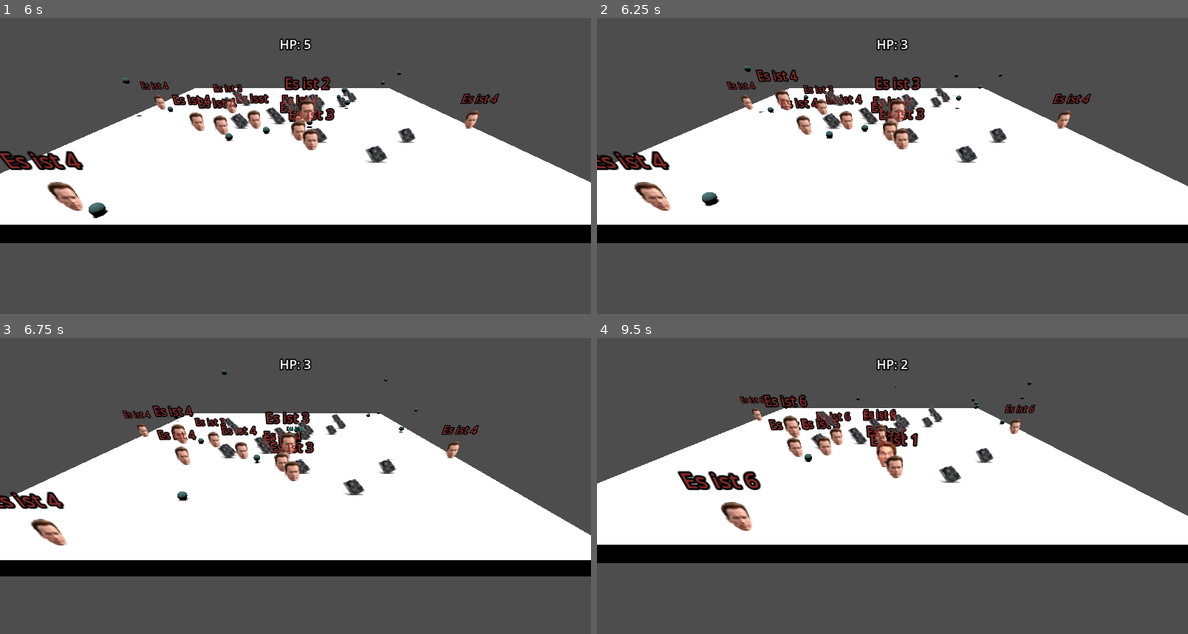
Above: before the commit, frames 1-4 (two rows, left to right).
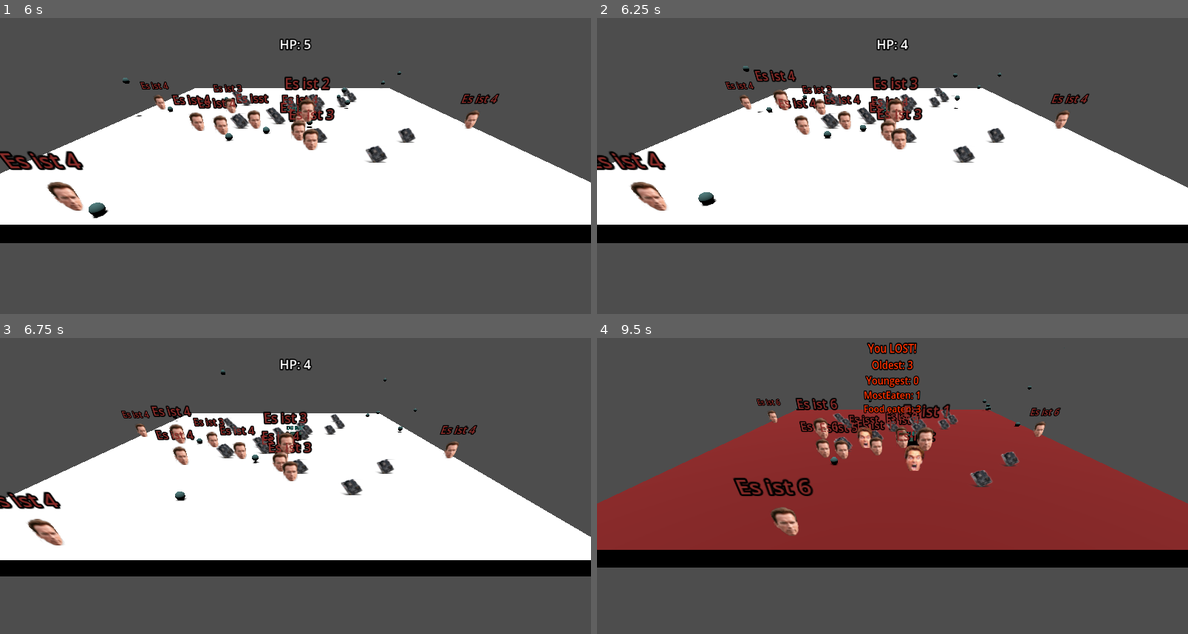
Above: after the commit, the same moments.

Repository: djaessel/godont
Game: Godot game, scene res://main.tscn
Same seed, same stepped clock (60 frames per second), same inputs: the game is played once before the commit and once after it.
Inputs:
- Up to frame 1 (6 s): hold Right (move_right) 0.53-1.28 s; tap Space (jump) at 0.77, 1.52, 3.02, 3.77, 4.52 s; hold Down (move_back) 1.28-2.03 s; hold Right (move_right) 2.03-2.78 s; hold Up (move_forward) 2.78-3.53 s; hold Left (move_left) 3.53-5.03 s; hold Down (move_back) 5.03-5.78 s; hold Right (move_right) from 5.78 s (still down)
- Up to frame 2 (6.25 s): keep holding Right (move_right); tap Space (jump) at 6.02 s
- Up to frame 3 (6.75 s): release Right (move_right) at 6.53 s; hold Up (move_forward) from 6.53 s (still down)
- Up to frame 4 (9.5 s): tap Space (jump) at 6.77, 7.52, 9.02 s; release Up (move_forward) at 7.28 s; hold Right (move_right) 7.28-8.03 s; hold Down (move_back) 8.03-8.78 s; hold Left (move_left) from 8.78 s (still down)

Frame 1 is identical in both runs. In frame 2, 4.0% of the frame differs, in the area x 0-100%, y 6-66%; in frame 3, 3.7%; in frame 4, 41%, in the area x 0-100%, y 1-78%.

Commit message:
remove bullet on hit

Diff:
--- a/Ground.gd
+++ b/Ground.gd
@@ -135,7 +135,7 @@
 	for index in player.get_slide_collision_count():
 		var collision = player.get_slide_collision(index)
 		var body = collision.get_collider()
-		if "CharacterBody3D" in body.name: # check later with sub nodes
+		if body != null and "CharacterBody3D" in body.name: # check later with sub nwwwodes
 			player.hit()
 			if player.dead:
 				finish = true
--- a/bullet.gd
+++ b/bullet.gd
@@ -11,9 +11,12 @@
 		body.hit()
 		if body.dead:
 			get_parent().get_node("hit").play()
+			if get_tree() != null:
+				get_tree().create_timer(1).timeout
+		get_parent().queue_free() # directly removes (bullet) node
 
 # Called every frame. 'delta' is the elapsed time since the previous frame.
 func _process(_delta):
 	lifetime -= 1
 	if lifetime <= 0:
-		get_parent().get_parent().remove_child(get_parent())
+		get_parent().queue_free() # directly removes (bullet) node
